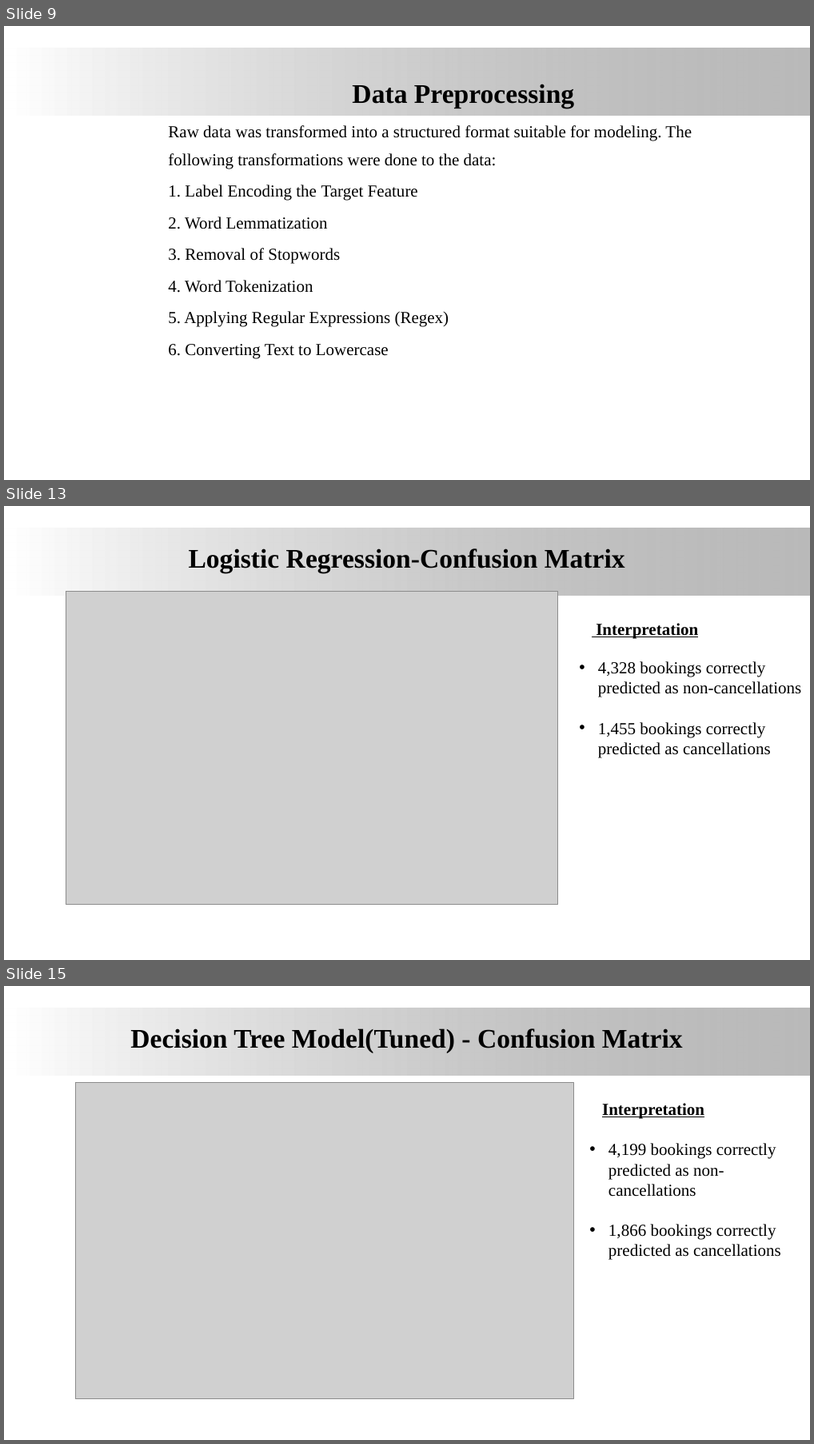
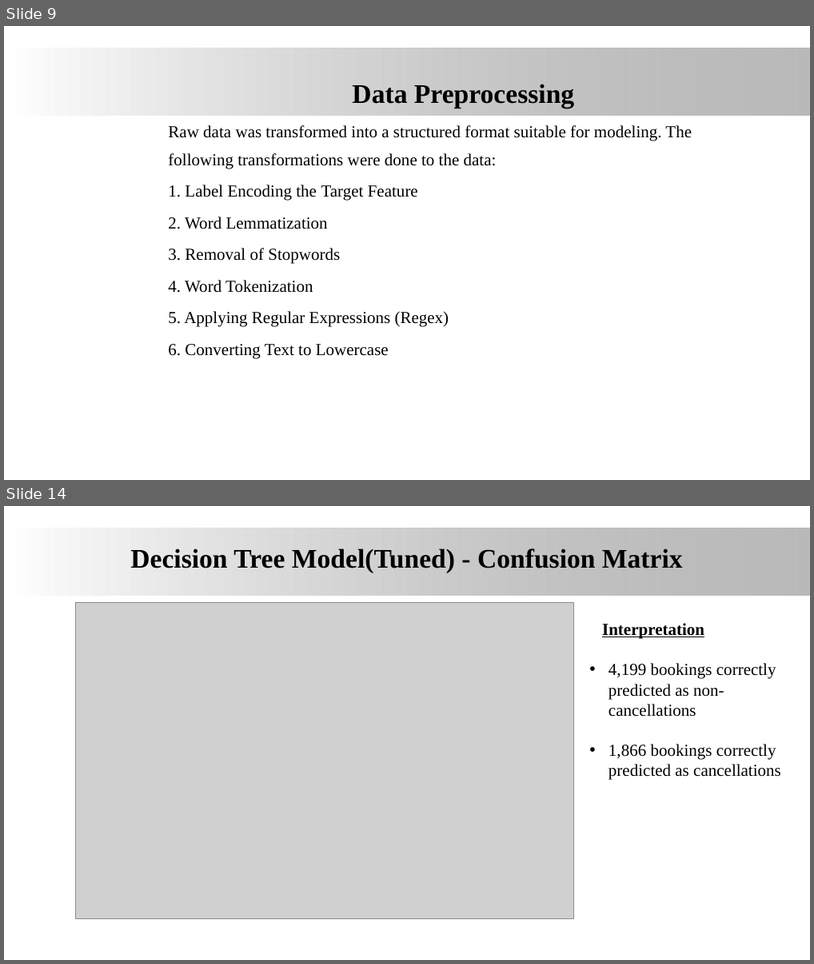
Before and after one commit to James-tech4/JAMES-DSPT08-PHASE-4-PROJECT, a slide deck: presentation.pptx. Shown one above the other, each under a label of ours: slides 9, 13 and 15 before the commit, slides 9 and 14 after it; the slides between them are not shown. The pictures are 814x1444 and 814x964 pixels, drawn with LibreOffice and Linux fonts; fonts in the diff are those of the drawing; grey boxes stand for pictures; background and template pictures are left out. Boxes give left, top, right and bottom in pixels: in the first picture for what was removed or moved away, otherwise in the second. Text is boxed around its words. In the diff, an @@ line names an element or a change of style, - is before the commit and + after.

```diff
--- a/presentation.pptx
+++ b/presentation.pptx
@@ slide 13 removed at [4, 506, 810, 960], background #FFFFFF; not listed: 1 template element that a slide beside it also shows @@
@@ title removed at [189, 548, 626, 572] @@
-Logistic Regression-Confusion Matrix
@@ picture removed at [66, 592, 558, 904] @@
@@ text removed at [596, 623, 802, 758] @@
-Interpretation
-• 4,328 bookings correctly predicted as non-cancellations
-• 1,455 bookings correctly predicted as cancellations
@@ what was slide 15 is now slide 14 @@
```
Also in this commit, not shown: 7 slides changed, 1 slide added, 6 other slides removed, 2 other files.
